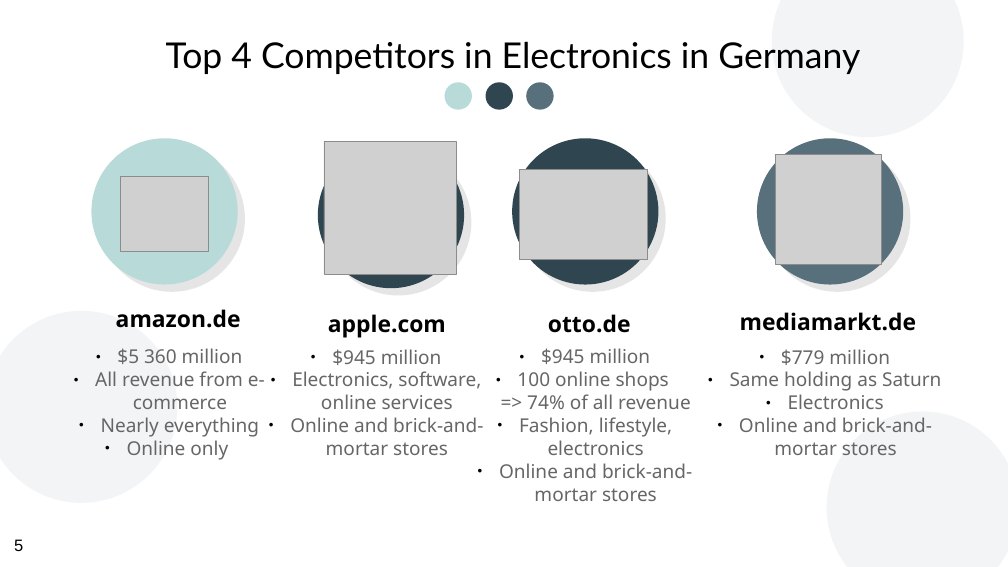
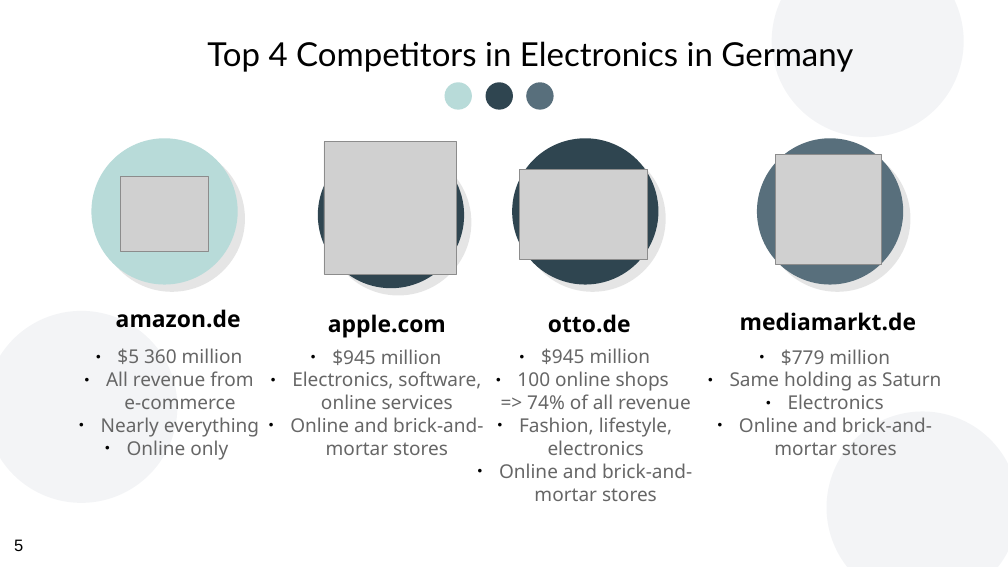
Before and after one commit to jmb-oddbook/ecom_project, a slide deck: slide 5 of presentation/vs_electronics.odp. Drawn at 1008x567 pixels with LibreOffice and Linux fonts; fonts in the diff are those of the drawing; grey boxes stand for pictures; background and template pictures are left out. Boxes give left, top, right and bottom in pixels: in the first picture for what was removed or moved away, otherwise in the second. Text is boxed around its words. In the diff, an @@ line names an element or a change of style, - is before the commit and + after.

```diff
--- a/presentation/vs_electronics.odp
+++ b/presentation/vs_electronics.odp
@@ text "Top 4 Competitors in Electronics ...": place and size @@
-text "Top 4 Competitors in Electronics ..." at (166, 41, 860, 74)
+text "Top 4 Competitors in Electronics ..." at (207, 41, 853, 72)
@@ text "Top 4 Competitors in Electronics ..." at (207, 41, 853, 72): size 28 to 26 pt @@
@@ text "$5 360 million" rewrapped from (95, 348, 265, 460) to (101, 348, 259, 460) @@
```
Also in this commit, not shown: 6 other slides changed, 1 slide added.
